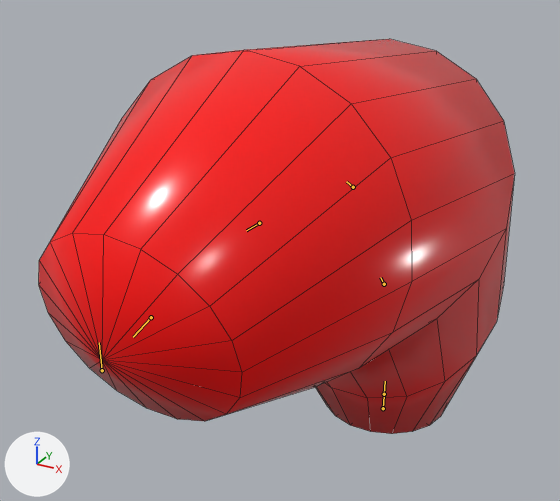
Before and after pictures for a commit that changed the Blender file slime.blend.
Both versions are drawn from a 50 mm lens placed at (1.85, -5.15, 3.71), pointed at (-0.32, -1.2, 1.74). Lighting does not change. The marker at lower left points along +X, +Y and +Z. The older version comes first. Both versions are drawn at frame 58 of the action 'ArmatureAction'; the numbers are the values there. The bones that bend it are drawn over the model as lines. Mesh edges are drawn as thin lines.
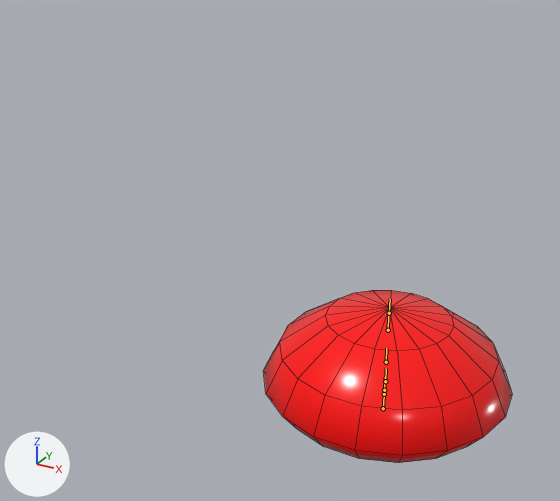
Pixel boxes (x1, y1, x2, y2) of what changed, in the pictures (560 x 501 px):
'Sphere', posed (48% narrower, 56% shorter)
    before: (39, 39, 515, 434)
    after: (264, 290, 512, 463)
bone 'Bone.002', root to tip
    before: (384, 284) to (380, 277)
    after: (384, 390) to (385, 377)
bone 'Bone.003', root to tip
    before: (353, 187) to (346, 181)
    after: (385, 381) to (386, 368)
bone 'Bone.004', root to tip
    before: (259, 223) to (246, 230)
    after: (386, 362) to (386, 348)
bone 'Bone.005', root to tip
    before: (151, 317) to (133, 337)
    after: (388, 330) to (388, 316)
bone 'Bone.006', root to tip
    before: (102, 370) to (99, 342)
    after: (389, 313) to (390, 298)

The change in detail:
Bone 'Bone.002' (bone_bone_002) moves from (0.0, 1.038, 0.154) to (0.0, 0.0, 0.0).
Bone 'Bone.002' (bone_bone_002) turns from (44, 0, 0) to (0, 0, 0) degrees about its own x, y and z.
Bone 'Bone.003' (bone_bone_003) moves from (0.0, 1.888, 0.835) to (0.0, -0.047, 0.0).
Bone 'Bone.003' (bone_bone_003) turns from (57, 0, 0) to (0, 0, 0) degrees about its own x, y and z.
Bone 'Bone.004' (bone_bone_004) moves from (0.0, 1.773, 1.991) to (0.0, -0.127, 0.0).
Bone 'Bone.004' (bone_bone_004) turns from (89, 0, 0) to (0, 0, 0) degrees about its own x, y and z.
Bone 'Bone.005' (bone_bone_005) moves from (0.0, 1.264, 2.893) to (0.0, -0.232, 0.0).
Bone 'Bone.005' (bone_bone_005) turns from (105, 0, 0) to (0, 0, 0) degrees about its own x, y and z.
Bone 'Bone.006' (bone_bone_006) moves from (0.0, 0.959, 3.211) to (0.0, -0.298, 0.0).
